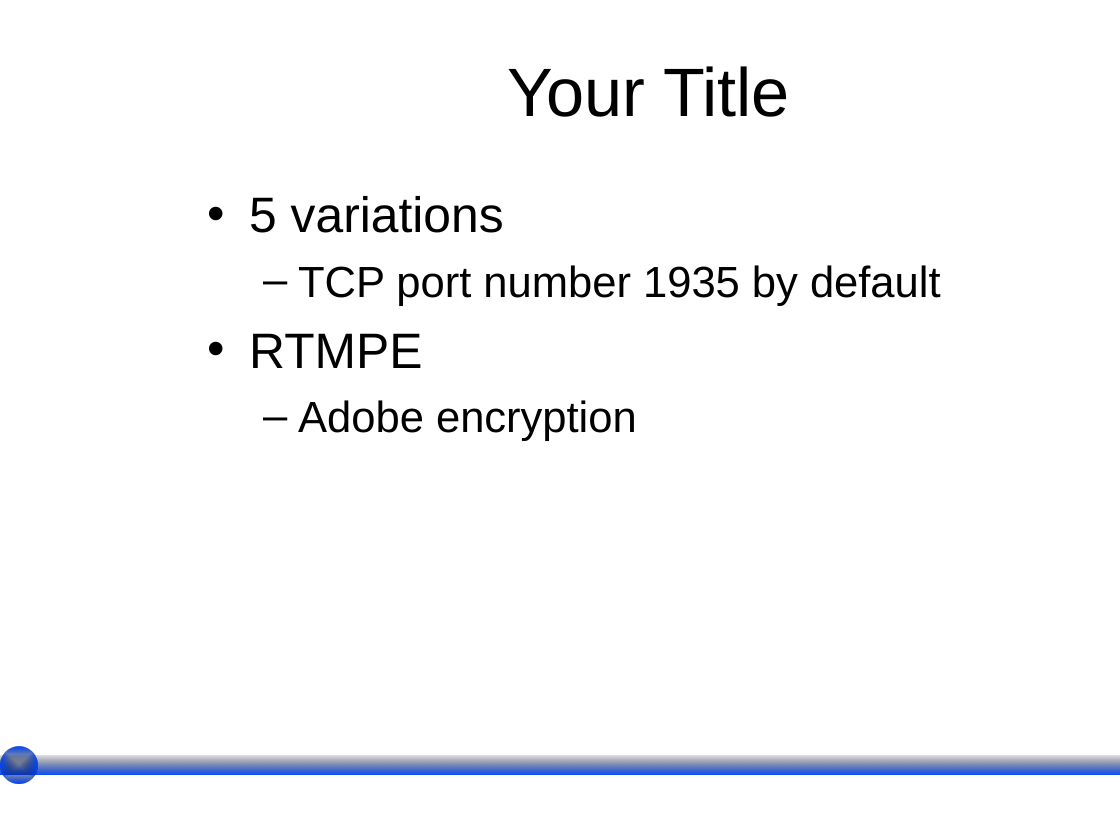
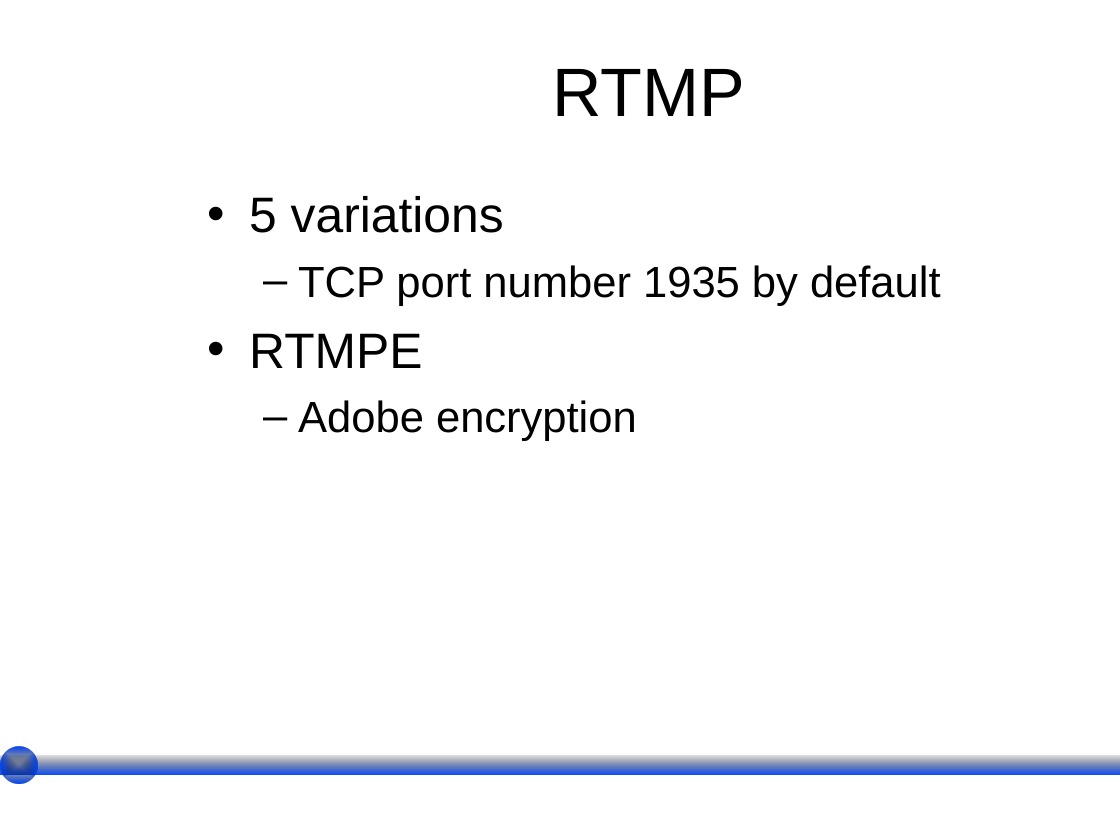
Before and after one commit to wesreisz/cis411-lightningTalks, a slide deck: slide 9 of KhaLe_LightningTalk.ppt. Drawn at 1120x840 pixels with LibreOffice and Linux fonts; fonts in the diff are those of the drawing; background and template pictures are left out. Boxes give left, top, right and bottom in pixels: in the first picture for what was removed or moved away, otherwise in the second. Text is boxed around its words. In the diff, an @@ line names an element or a change of style, - is before the commit and + after.

```diff
--- a/KhaLe_LightningTalk.ppt
+++ b/KhaLe_LightningTalk.ppt
@@ title at [552,69,745,116]: text changed @@
-Your Title
+RTMP
```
Also in this commit, not shown: 6 other slides changed, 1 slide added, 1 slide removed.
